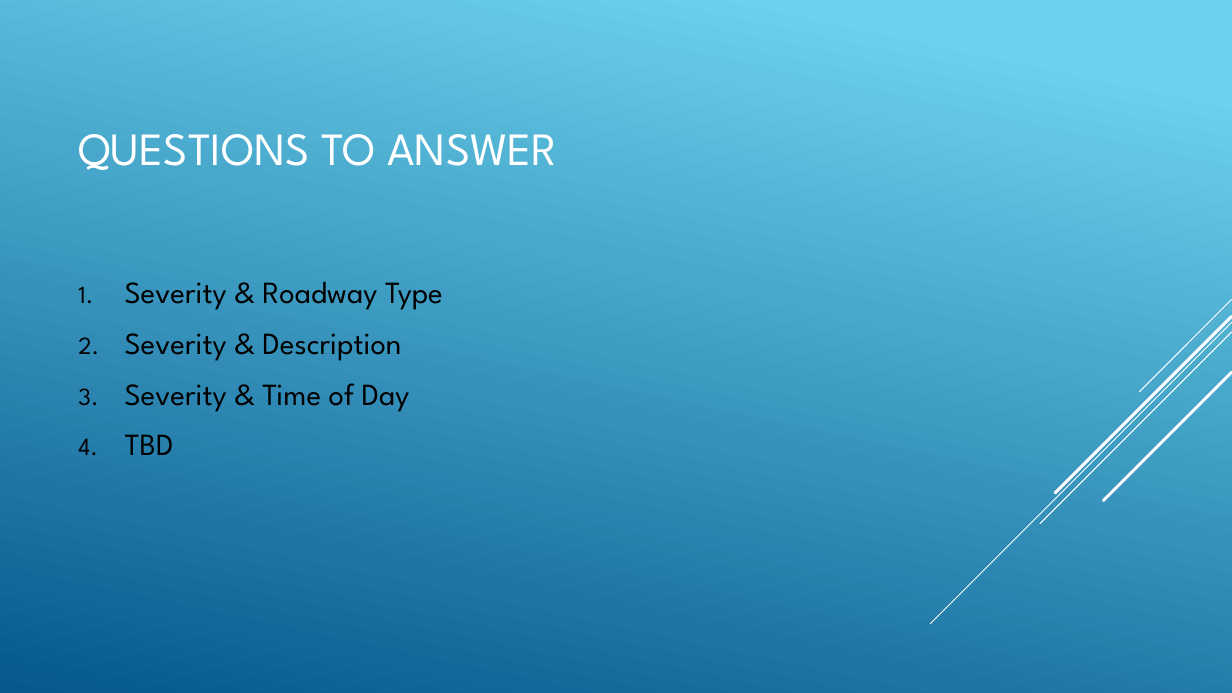
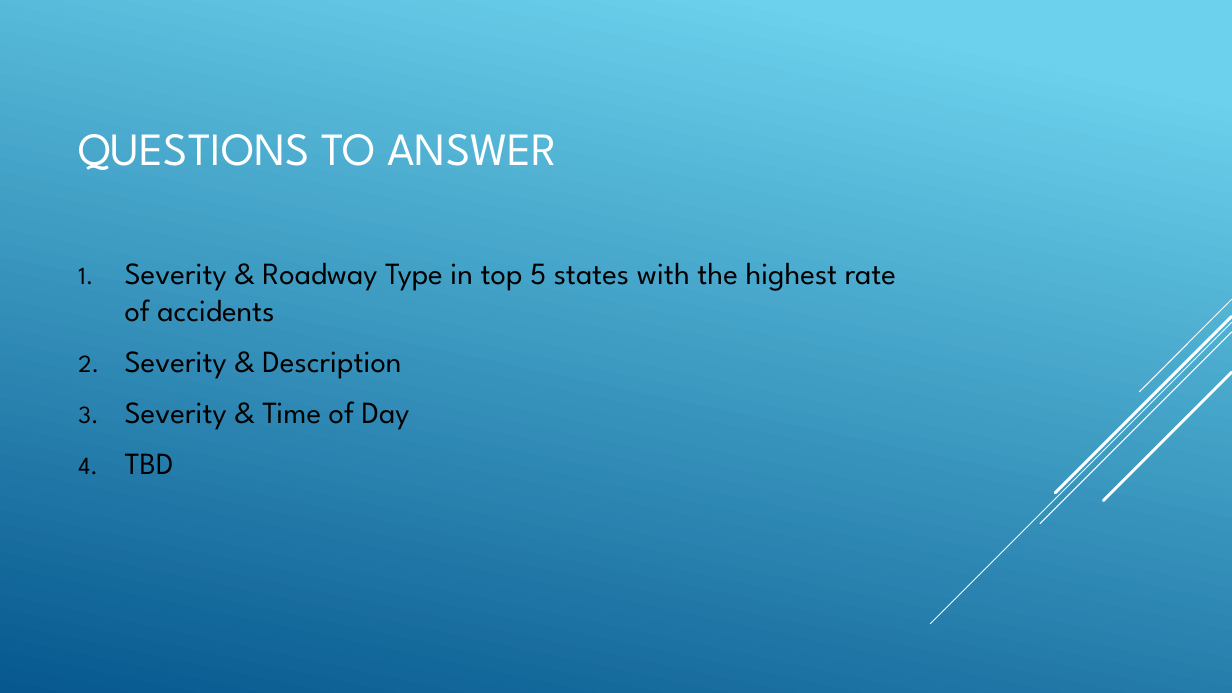
Before and after one commit to jyoo18/csc369FinalProject, a slide deck: slide 3 of slides.pptx. Drawn at 1232x693 pixels with LibreOffice and Linux fonts; fonts in the diff are those of the drawing. Boxes give left, top, right and bottom in pixels: in the first picture for what was removed or moved away, otherwise in the second. Text is boxed around its words. In the diff, an @@ line names an element or a change of style, - is before the commit and + after.

Commit message:
Added slides for Q1

```diff
--- a/slides.pptx
+++ b/slides.pptx
@@ text at [125,262,896,322]: text changed @@
-1. Severity & Roadway Type
+1. Severity & Roadway Type in top 5 states with the highest rate of accidents
```
Also in this commit, not shown: 2 other slides changed, 4 slides added, 1 slide removed.
